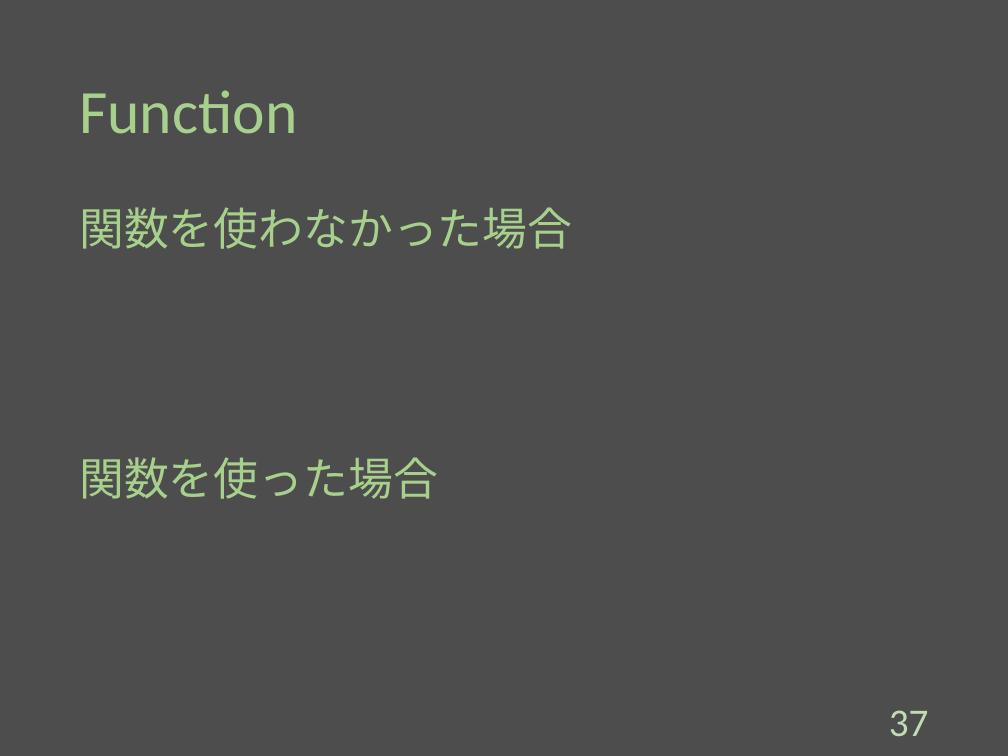
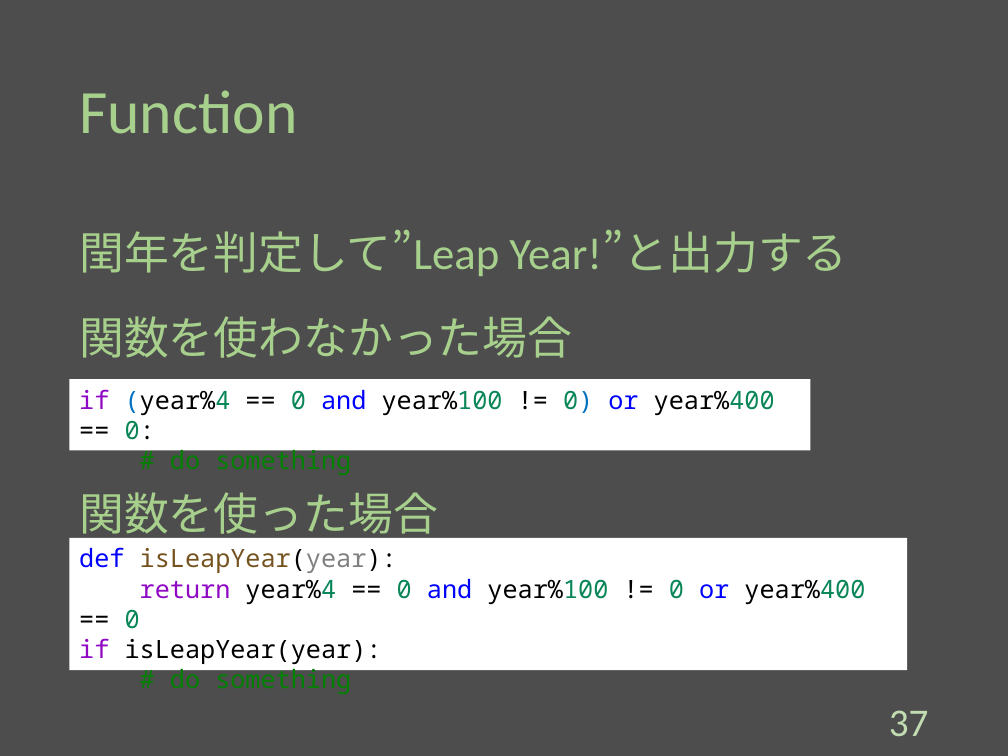
Before and after one commit to Melbeck777/program_seminar, a slide deck: slide 38 of ProgramSlide.pptx. Drawn at 1008x756 pixels with LibreOffice and Linux fonts; fonts in the diff are those of the drawing. Boxes give left, top, right and bottom in pixels: in the first picture for what was removed or moved away, otherwise in the second. Text is boxed around its words. In the diff, an @@ line names an element or a change of style, - is before the commit and + after.

Commit message:
[add]:Add code to function.

```diff
--- a/ProgramSlide.pptx
+++ b/ProgramSlide.pptx
@@ text added at (79,230,847,276), 32 pt, text #A8D08D @@
+閏年を判定して”Leap Year!”と出力する
@@ text "関数を使わなかった場合": place and size @@
-text "関数を使わなかった場合" at (79,207,572,249)
+text "関数を使わなかった場合" at (79,316,572,358)
@@ rectangle added at (70,379,810,451), fill #FFFFFF, 18 pt, text #000000 @@
+if (year%4 == 0 and year%100 != 0) or year%400 == 0:
+# do something
@@ text "関数を使った場合" rewrapped from (79,457,438,499) to (79,492,438,542) @@
@@ rectangle added at (70,538,907,670), fill #FFFFFF, 18 pt, text #000000 @@
+def isLeapYear(year):
+return year%4 == 0 and year%100 != 0 or year%400 == 0
+if isLeapYear(year):
+# do something
```
Also in this commit, not shown: 6 other slides changed.
